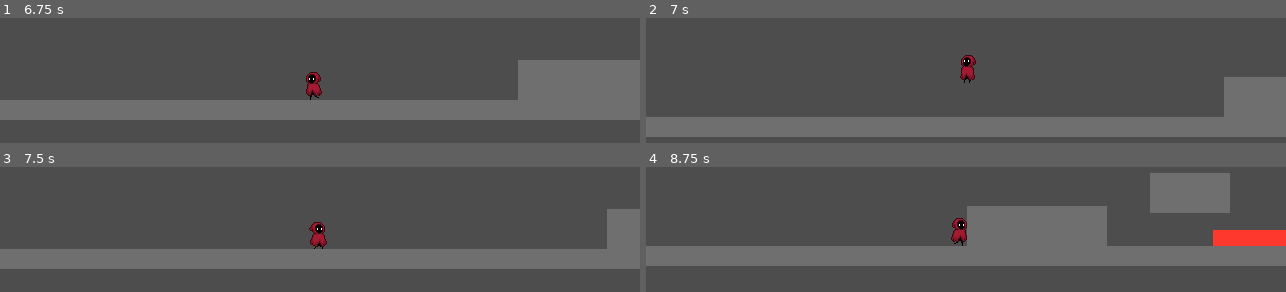
Above: before the commit, frames 1-4 (two rows, left to right).
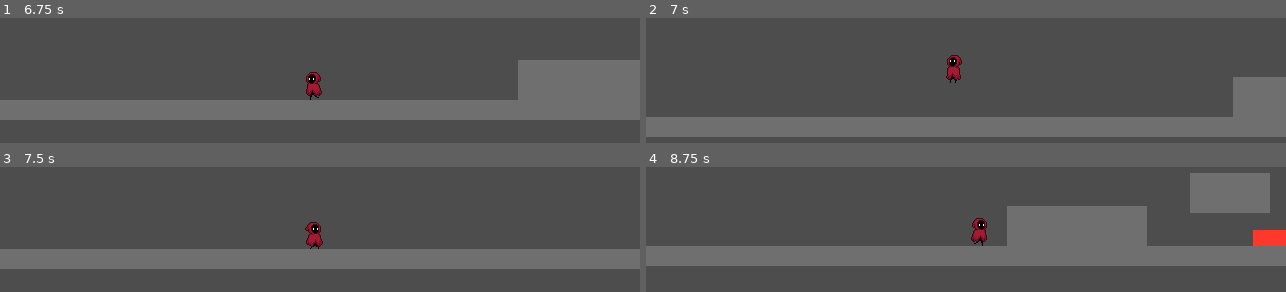
Above: after the commit, the same moments.

Repository: urboifox/platformer
Game: Godot game, scene res://scenes/game.tscn
Same seed, same stepped clock (60 frames per second), same inputs: the game is played once before the commit and once after it.
Inputs:
- Up to frame 1 (6.75 s): hold Shift (run) 0.53-1.28 s; hold Right (right) 0.53-2.03 s; tap Space (jump) at 0.77, 1.52, 3.02, 3.77, 4.52, 6.02 s; tap Shift (run) every 1.5 s from 1.35 to 5.85 s; hold Left (left) 2.03-2.78 s; hold Shift (run) 2.03-2.78 s; hold Right (right) 2.78-4.28 s; hold Shift (run) 3.53-4.28 s; hold Left (left) 4.28-5.03 s; hold Right (right) 5.03-5.78 s; hold Shift (run) 5.03-5.78 s; hold Left (left) from 5.78 s (still down); hold Shift (run) from 6.53 s (still down)
- Up to frame 2 (7 s): keep holding Left (left); keep holding Shift (run); tap Space (jump) at 6.77 s
- Up to frame 3 (7.5 s): release Left (left) at 7.28 s; release Shift (run) at 7.28 s; hold Right (right) from 7.28 s (still down); tap Shift (run) at 7.35 s
- Up to frame 4 (8.75 s): keep holding Right (right); tap Space (jump) at 7.52 s; hold Shift (run) from 8.03 s (still down)

Frame 1 is identical in both runs. In frame 2, 1.2% of the frame differs, in the area x 46-92%, y 29-80%; in frame 3, 2.1%; in frame 4, 9.2%, in the area x 47-98%, y 4-64%.

Commit message:
feat: add goals and level manager

Diff:
--- a/project.godot
+++ b/project.godot
@@ -22,6 +22,10 @@
 [autoload]
 
 Audio="*uid://c5gspd3khswyk"
+
+[debug]
+
+settings/stdout/print_fps=true
 
 [display]
 
--- a/scenes/game.gd
+++ b/scenes/game.gd
@@ -1,10 +1,34 @@
 extends Node2D
 
+@export var levels: Array[PackedScene]
+
 @onready var player: Player = $player
-@onready var level: Node2D = $level
+@onready var level_container: Node2D = $LevelContainer
+
+var _level: Node2D
+var _index := 0
 
 func _ready() -> void:
-	player.spawn_position = level.get_node("spawn").global_position
+	player.finished_level.connect(_on_finished_level)
+	Input.mouse_mode = Input.MOUSE_MODE_HIDDEN
+	load_level(0)
+
+func load_level(index: int) -> void:
+	if index >= levels.size() or levels[index] == null:
+		push_warning("LevelManager: level '%s' was not found" % (_index + 1))
+		return
+	if _level:
+		_level.queue_free()
+
+	_index = index
+	_level = levels[_index].instantiate()
+	level_container.add_child(_level)
+	player.spawn_position = _level.get_node("spawn").global_position
 	player.global_position = player.spawn_position
+	player.camera.reset_smoothing()
+	player.state_machine.transition("TeleportIn")
 
-	player.camera.reset_smoothing()
+func _on_finished_level() -> void:
+	var next_level_index := (_index + 1) % levels.size()
+	# TODO: if it's the last level do something
+	load_level(next_level_index)
--- a/scenes/game.tscn
+++ b/scenes/game.tscn
@@ -3,10 +3,12 @@
 [ext_resource type="Script" uid="uid://bu4pqjm5et7pe" path="res://scenes/game.gd" id="1_lnu2h"]
 [ext_resource type="PackedScene" uid="uid://dr8ioja5inmsv" path="res://scenes/player/player.tscn" id="1_uwrxv"]
 [ext_resource type="PackedScene" uid="uid://dlpvvngv32dbk" path="res://scenes/levels/level_1.tscn" id="2_yqjtg"]
+[ext_resource type="PackedScene" uid="uid://dmqwm1whvogj4" path="res://scenes/levels/level_2.tscn" id="3_lbhrr"]
 
 [node name="game" type="Node2D" unique_id=1135410216]
 script = ExtResource("1_lnu2h")
+levels = Array[PackedScene]([ExtResource("2_yqjtg"), ExtResource("3_lbhrr")])
 
 [node name="player" parent="." unique_id=265386101 instance=ExtResource("1_uwrxv")]
 
-[node name="level" parent="." unique_id=501419045 instance=ExtResource("2_yqjtg")]
+[node name="LevelContainer" type="Node2D" parent="." unique_id=668704692]
--- /dev/null
+++ b/scenes/goal/goal.gd
@@ -0,0 +1,5 @@
+extends Area2D
+
+func _on_body_entered(body: Node2D) -> void:
+	if body is Player:
+		body.win()
--- /dev/null
+++ b/scenes/goal/goal.tscn
@@ -0,0 +1,20 @@
+[gd_scene format=3 uid="uid://xv3cxv0sqe3f"]
+
+[ext_resource type="Script" uid="uid://0x30sgc35beb" path="res://scenes/goal/goal.gd" id="1_c37cn"]
+
+[sub_resource type="RectangleShape2D" id="RectangleShape2D_gmldq"]
+size = Vector2(40, 60)
+
+[node name="Goal" type="Area2D" unique_id=1693807159]
+script = ExtResource("1_c37cn")
+
+[node name="ColorRect" type="ColorRect" parent="." unique_id=1709385409]
+offset_right = 40.0
+offset_bottom = 60.0
+color = Color(0.32156864, 1, 0.3882353, 0.6156863)
+
+[node name="CollisionShape2D" type="CollisionShape2D" parent="." unique_id=847669518]
+position = Vector2(20, 30)
+shape = SubResource("RectangleShape2D_gmldq")
+
+[connection signal="body_entered" from="." to="." method="_on_body_entered"]
--- a/scenes/levels/level_1.tscn
+++ b/scenes/levels/level_1.tscn
@@ -2,8 +2,9 @@
 
 [ext_resource type="PackedScene" uid="uid://ccsslfotw8rgs" path="res://scenes/block/block.tscn" id="1_ksju7"]
 [ext_resource type="PackedScene" uid="uid://dwkojscv5rgvx" path="res://scenes/danger_block/danger_block.tscn" id="2_6iamk"]
+[ext_resource type="PackedScene" uid="uid://xv3cxv0sqe3f" path="res://scenes/goal/goal.tscn" id="3_nsrm0"]
 
-[node name="level" type="Node2D" unique_id=501419045]
+[node name="level_1" type="Node2D" unique_id=501419045]
 
 [node name="spawn" type="Marker2D" parent="." unique_id=1160066576]
 position = Vector2(-30, -26)
@@ -40,3 +41,6 @@
 [node name="danger_block2" parent="blocks" unique_id=1011601068 instance=ExtResource("2_6iamk")]
 position = Vector2(431, -98)
 size = Vector2(20, 16)
+
+[node name="Goal" parent="." unique_id=1693807159 instance=ExtResource("3_nsrm0")]
+position = Vector2(642, -192)
--- /dev/null
+++ b/scenes/levels/level_2.tscn
@@ -0,0 +1,93 @@
+[gd_scene format=3 uid="uid://dmqwm1whvogj4"]
+
+[ext_resource type="PackedScene" uid="uid://ccsslfotw8rgs" path="res://scenes/block/block.tscn" id="1_g2h2n"]
+[ext_resource type="PackedScene" uid="uid://dwkojscv5rgvx" path="res://scenes/danger_block/danger_block.tscn" id="2_ra442"]
+[ext_resource type="PackedScene" uid="uid://xv3cxv0sqe3f" path="res://scenes/goal/goal.tscn" id="3_ra442"]
+
+[node name="level_2" type="Node2D" unique_id=501419045]
+
+[node name="spawn" type="Marker2D" parent="." unique_id=1160066576]
+position = Vector2(-30, -26)
+
+[node name="blocks" type="Node2D" parent="." unique_id=511321230]
+
+[node name="block" parent="blocks" unique_id=774768013 instance=ExtResource("1_g2h2n")]
+size = Vector2(1500, 20)
+
+[node name="block2" parent="blocks" unique_id=1440039599 instance=ExtResource("1_g2h2n")]
+position = Vector2(106, -30)
+size = Vector2(140, 40)
+
+[node name="block3" parent="blocks" unique_id=1291298225 instance=ExtResource("1_g2h2n")]
+position = Vector2(276, -30)
+size = Vector2(80, 40)
+
+[node name="block5" parent="blocks" unique_id=75433623 instance=ExtResource("1_g2h2n")]
+position = Vector2(548, -30)
+size = Vector2(80, 40)
+
+[node name="block6" parent="blocks" unique_id=1714145255 instance=ExtResource("1_g2h2n")]
+position = Vector2(659, -67)
+size = Vector2(80, 40)
+
+[node name="block4" parent="blocks" unique_id=812371043 instance=ExtResource("1_g2h2n")]
+position = Vector2(416, -30)
+size = Vector2(80, 40)
+
+[node name="danger_block" parent="blocks" unique_id=1397735668 instance=ExtResource("2_ra442")]
+position = Vector2(206, -18)
+size = Vector2(60, 16)
+
+[node name="danger_block3" parent="blocks" unique_id=2108913279 instance=ExtResource("2_ra442")]
+position = Vector2(346, -18)
+size = Vector2(60, 16)
+
+[node name="danger_block2" parent="blocks" unique_id=1011601068 instance=ExtResource("2_ra442")]
+position = Vector2(493, -59)
+size = Vector2(20, 16)
+
+[node name="block7" parent="blocks" unique_id=1451156428 instance=ExtResource("1_g2h2n")]
+position = Vector2(-638, -51)
+rotation = 1.574154
+size = Vector2(140, 40)
+
+[node name="block8" parent="blocks" unique_id=535563232 instance=ExtResource("1_g2h2n")]
+position = Vector2(-468, -51)
+rotation = 1.574154
+size = Vector2(80, 40)
+
+[node name="block9" parent="blocks" unique_id=645108932 instance=ExtResource("1_g2h2n")]
+position = Vector2(-196, -51)
+rotation = 1.574154
+size = Vector2(80, 40)
+
+[node name="block10" parent="blocks" unique_id=144529206 instance=ExtResource("1_g2h2n")]
+position = Vector2(-123.99999, -28.99999)
+rotation = 1.574154
+size = Vector2(40, 40)
+
+[node name="block11" parent="blocks" unique_id=1293600656 instance=ExtResource("1_g2h2n")]
+position = Vector2(-328, -51)
+rotation = 1.574154
+size = Vector2(80, 40)
+
+[node name="danger_block4" parent="blocks" unique_id=1489660794 instance=ExtResource("2_ra442")]
+position = Vector2(-538, -39)
+rotation = 1.574154
+size = Vector2(60, 16)
+
+[node name="danger_block5" parent="blocks" unique_id=316347560 instance=ExtResource("2_ra442")]
+position = Vector2(-398, -39)
+rotation = 1.574154
+size = Vector2(60, 16)
+
+[node name="danger_block6" parent="blocks" unique_id=759689805 instance=ExtResource("2_ra442")]
+position = Vector2(-251, -80)
+rotation = 1.574154
+size = Vector2(20, 16)
+
+[node name="Goal" parent="." unique_id=1693807159 instance=ExtResource("3_ra442")]
+position = Vector2(-698, -70)
+
+[node name="Goal2" parent="." unique_id=271580679 instance=ExtResource("3_ra442")]
+position = Vector2(659, -147)
--- a/scenes/player/player.gd
+++ b/scenes/player/player.gd
@@ -13,6 +13,8 @@
 var jump_buffer: float = 0.0
 var invincible_timer: float = 0.0
 var _footstep_grace: float = 0.0
+
+signal finished_level()
 
 func _ready() -> void:
 	hp = stats.health
@@ -48,6 +50,9 @@
 
 func land_state() -> String:
 	return "Jump" if jump_buffer > 0.0 else ground_state()
+
+func air_speed() -> float:
+	return stats.run_speed if Input.is_action_pressed("run") else stats.walk_speed
 
 func _update_timers(delta: float) -> void:
 	coyote_timer = stats.coyote_time if is_on_floor() else coyote_timer - delta
@@ -86,3 +91,6 @@
 	global_position = spawn_position
 	hp = stats.health
 	camera.reset_smoothing()
+
+func win() -> void:
+	state_machine.transition("Win")
--- a/scenes/player/player.tscn
+++ b/scenes/player/player.tscn
@@ -13,7 +13,7 @@
 [ext_resource type="Script" uid="uid://4rybtorxe6h7" path="res://scenes/player/states/player_state_hurt.gd" id="10_h17s1"]
 [ext_resource type="Script" uid="uid://cx130i2oacqi1" path="res://scenes/player/states/player_state_die.gd" id="11_je7p5"]
 [ext_resource type="Script" uid="uid://uu4eh3vlopjy" path="res://scenes/player/states/player_state_teleport_in.gd" id="12_fm80t"]
-[ext_resource type="Script" uid="uid://bntek1em640ag" path="res://scenes/player/states/player_state_teleport_out.gd" id="13_gx1jg"]
+[ext_resource type="Script" uid="uid://bntek1em640ag" path="res://scenes/player/states/player_state_win.gd" id="13_gx1jg"]
 
 [sub_resource type="AtlasTexture" id="AtlasTexture_dovo2"]
 atlas = ExtResource("1_8afob")
@@ -338,7 +338,7 @@
 
 [node name="StateMachine" type="Node" parent="." unique_id=1519730511 node_paths=PackedStringArray("initial_state")]
 script = ExtResource("3_gmlin")
-initial_state = NodePath("TeleportIn")
+initial_state = NodePath("Idle")
 
 [node name="Idle" type="Node" parent="StateMachine" unique_id=1130128586]
 script = ExtResource("4_lvxji")
@@ -364,5 +364,5 @@
 [node name="TeleportIn" type="Node" parent="StateMachine" unique_id=880250596]
 script = ExtResource("12_fm80t")
 
-[node name="TeleportOut" type="Node" parent="StateMachine" unique_id=1607631775]
+[node name="Win" type="Node" parent="StateMachine" unique_id=1607631775]
 script = ExtResource("13_gx1jg")
--- a/scenes/player/states/player_state_fall.gd
+++ b/scenes/player/states/player_state_fall.gd
@@ -17,4 +17,4 @@
 	if player.velocity.y > 400.0:
 		Audio.play_loop("falling")
 
-	player.move_x(player.stats.walk_speed)
+	player.move_x(player.air_speed())
--- a/scenes/player/states/player_state_jump.gd
+++ b/scenes/player/states/player_state_jump.gd
@@ -16,4 +16,4 @@
 	if Input.is_action_just_released("jump") and player.velocity.y < 0.0:
 		player.velocity.y *= player.stats.jump_cut
 
-	player.move_x(player.stats.walk_speed)
+	player.move_x(player.air_speed())
--- a/scenes/player/states/player_state_teleport_out.gd
+++ b/scenes/player/states/player_state_win.gd
@@ -2,5 +2,6 @@
 
 func enter() -> void:
 	player.sprite.play("teleport_out")
+	player.velocity = Vector2.ZERO
 	await player.sprite.animation_finished
-	# TODO: win
+	player.finished_level.emit()
Not shown, added: scenes/goal/goal.gd.uid
Renamed: scenes/player/states/player_state_teleport_out.gd.uid -> scenes/player/states/player_state_win.gd.uid
